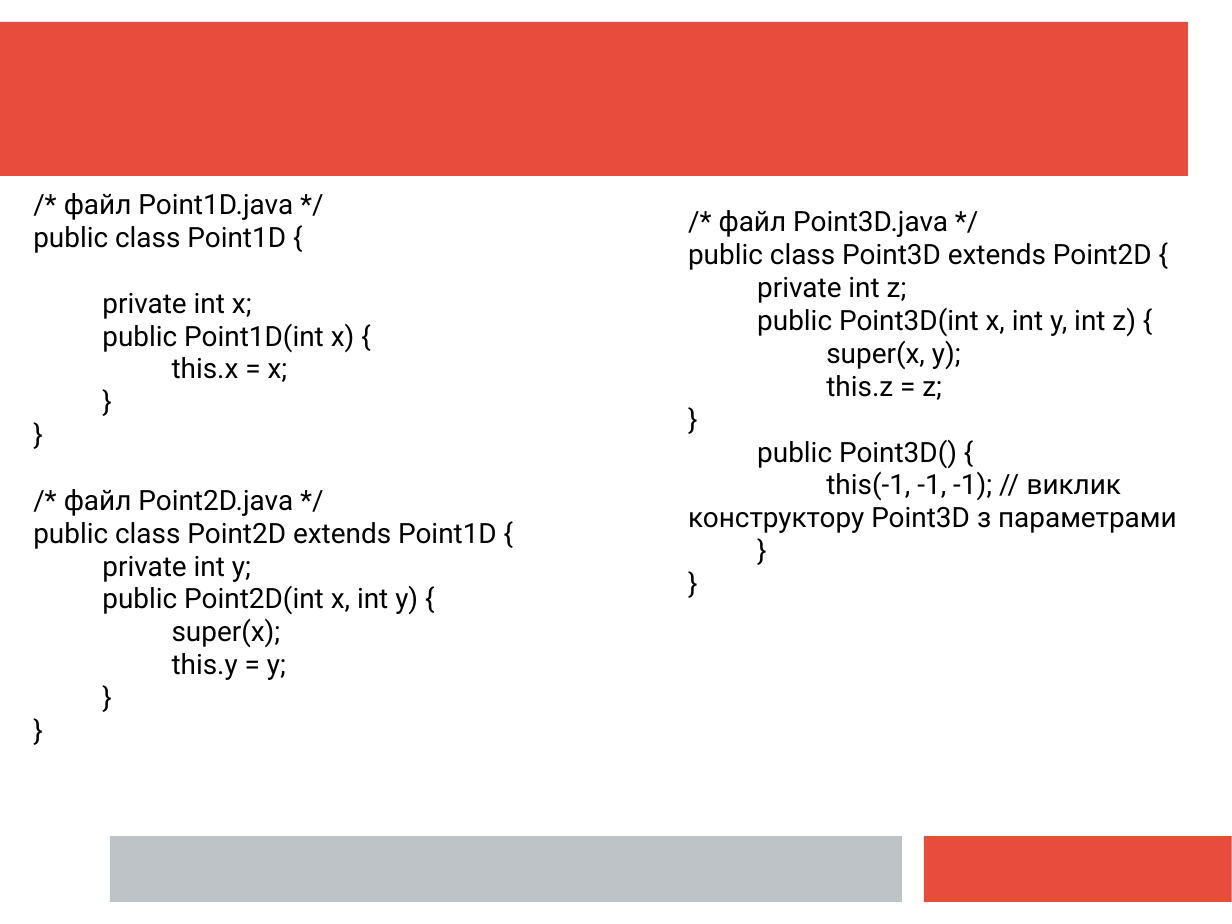
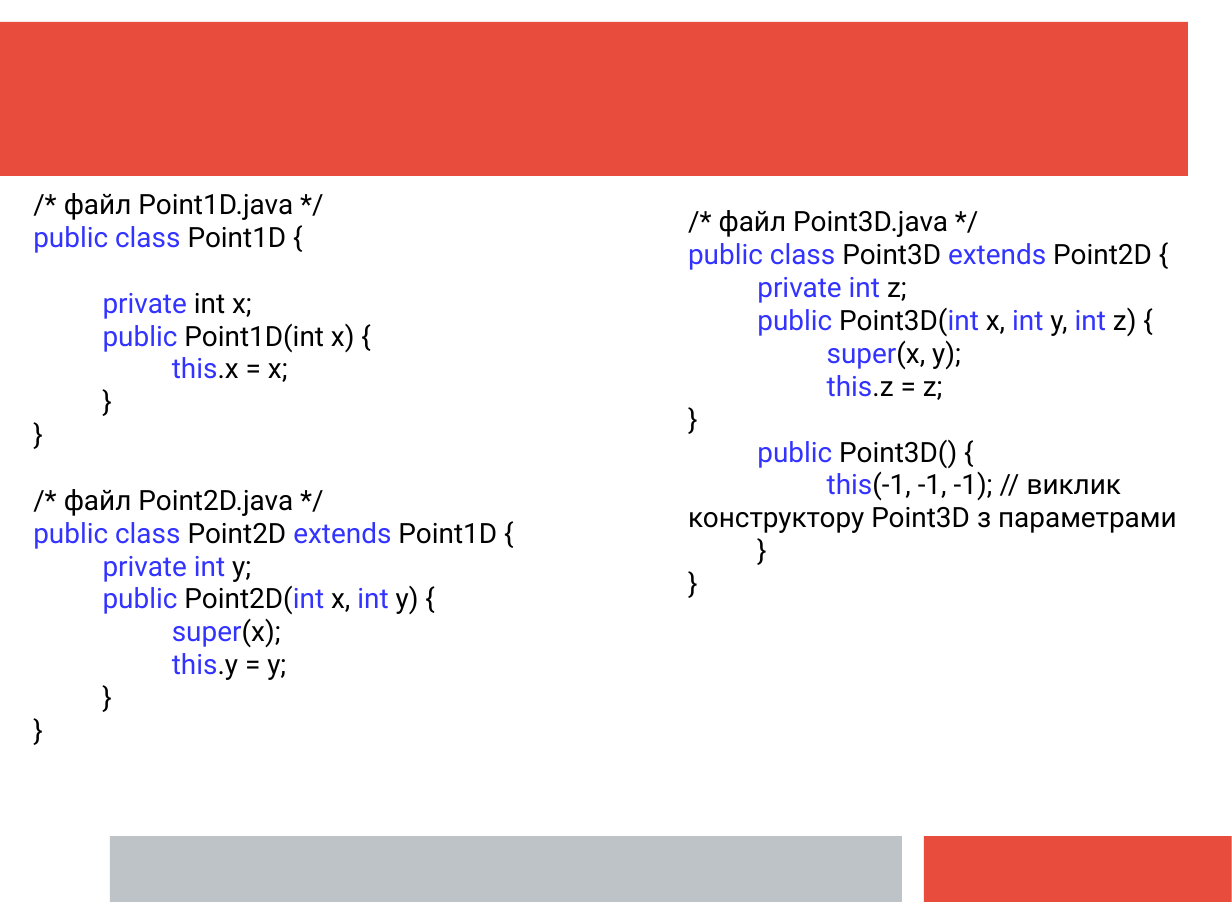
Before and after one commit to mecchmatProjects/JavaCourse, a slide deck: slide 13 of L03_OOP_Inher/JavaTutorUkr3oop.ppt. Drawn at 1232x924 pixels with LibreOffice and Linux fonts; fonts in the diff are those of the drawing. Boxes give left, top, right and bottom in pixels: in the first picture for what was removed or moved away, otherwise in the second. Text is boxed around its words. In the diff, an @@ line names an element or a change of style, - is before the commit and + after.

```diff
--- a/L03_OOP_Inher/JavaTutorUkr3oop.ppt
+++ b/L03_OOP_Inher/JavaTutorUkr3oop.ppt
@@ text "/* файл Point1D.java */" at bbox=[33, 193, 497, 680]: text colour #000000 to #3333FF in "public class", "private", "public", "this.x" and 5 more places @@
@@ text "/* файл Point3D.java */" at bbox=[688, 210, 1177, 533]: text colour #000000 to #3333FF in "public class extends", "private int", "public Point3D(int int int", "super(x," and 3 more places @@
```
Also in this commit, not shown: 13 other slides changed, 1 other file.
